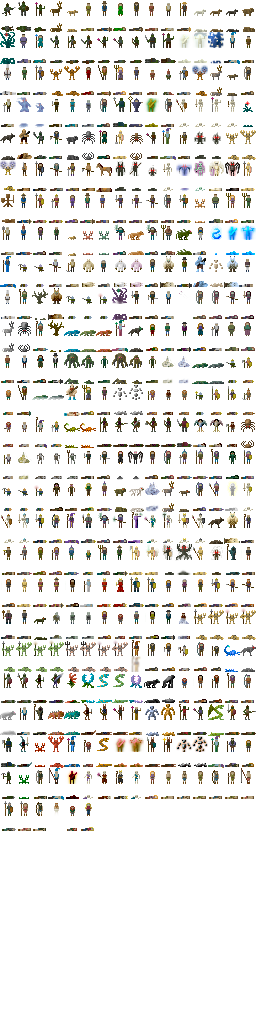
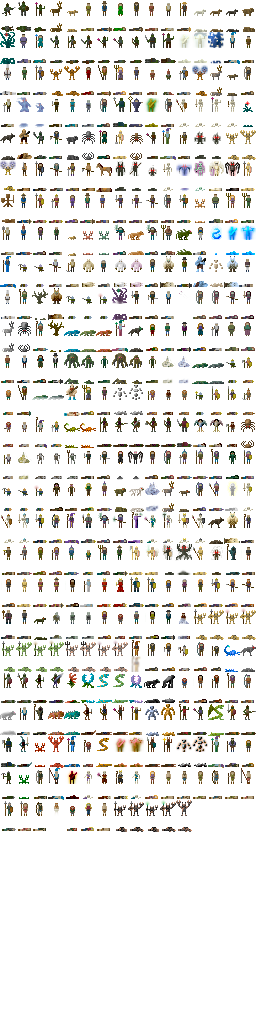
Comparing the layer stacks of the two w=256, h=1024 images. Changes:
painted on "Background" over (97, 800, 192, 832)
